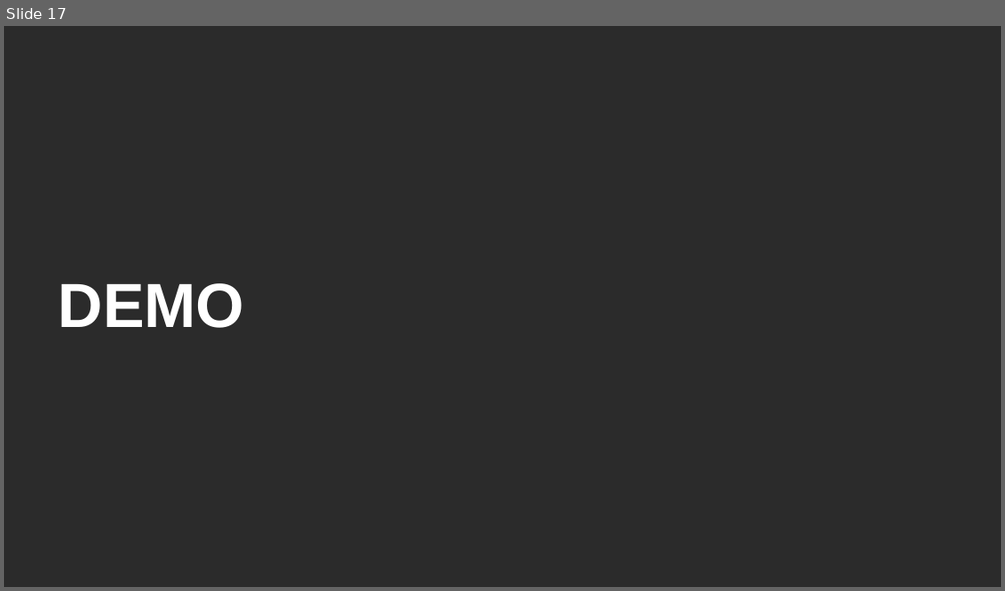
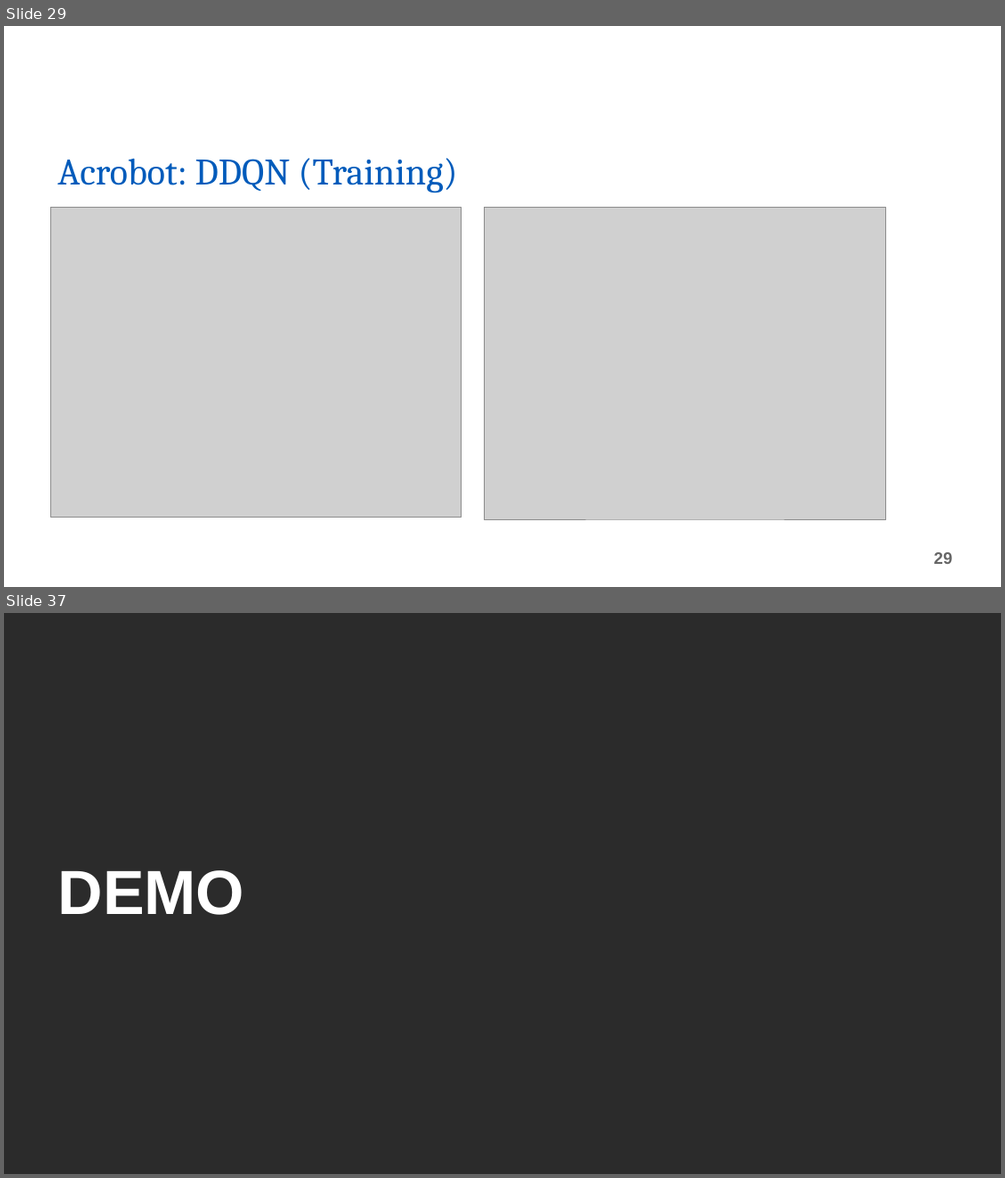
Before and after one commit to vivek-viswam-rv/rl-experiments, a slide deck: Final Project Presentation.pptx. Shown one above the other, each under a label of ours: slide 17 before the commit, slides 29 and 37 after it; the slides between them are not shown. The pictures are 1005x591 and 1005x1178 pixels, drawn with LibreOffice and Linux fonts; fonts in the diff are those of the drawing; grey boxes stand for pictures; background and template pictures are left out; a plain dark background stands for a picture behind light text. Boxes give left, top, right and bottom in pixels: in the first picture for what was removed or moved away, otherwise in the second. Text is boxed around its words. In the diff, an @@ line names an element or a change of style, - is before the commit and + after.

Commit message:
Updated ppt with Lunar Lander and Acrobot results

```diff
--- a/Final Project Presentation.pptx
+++ b/Final Project Presentation.pptx
@@ slide 29 added at (4, 26, 1001, 587), background picture (left out) @@
@@ title added at (57, 158, 458, 193), 36 pt, text #005BBB @@
+Acrobot: DDQN (Training)
@@ picture added at (50, 207, 461, 517) @@
@@ picture added at (484, 207, 886, 520) @@
@@ page number added at (934, 552, 953, 564), 16 pt, text #666666, bold @@
+29
@@ what was slide 17 is now slide 37 @@
```
Also in this commit, not shown: 2 slides changed, 19 other slides added.
